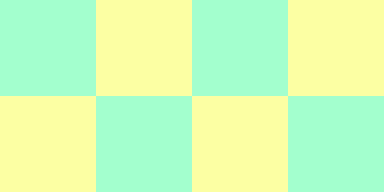
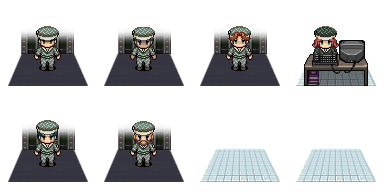
Layers edited between the first and the second 384×192 image:
added layer "Layer #3" above "Layer #1" over [304, 40, 368, 86]
added layer "Layer #1" above "Layer #2" over [34, 26, 339, 167]
added layer "Layer #2" above "Layer" over [8, 26, 376, 182]
added layer "Layer" above "Actor4.png" over [8, 53, 376, 182]
hid "Actor4.png" over [0, 0, 384, 192]
